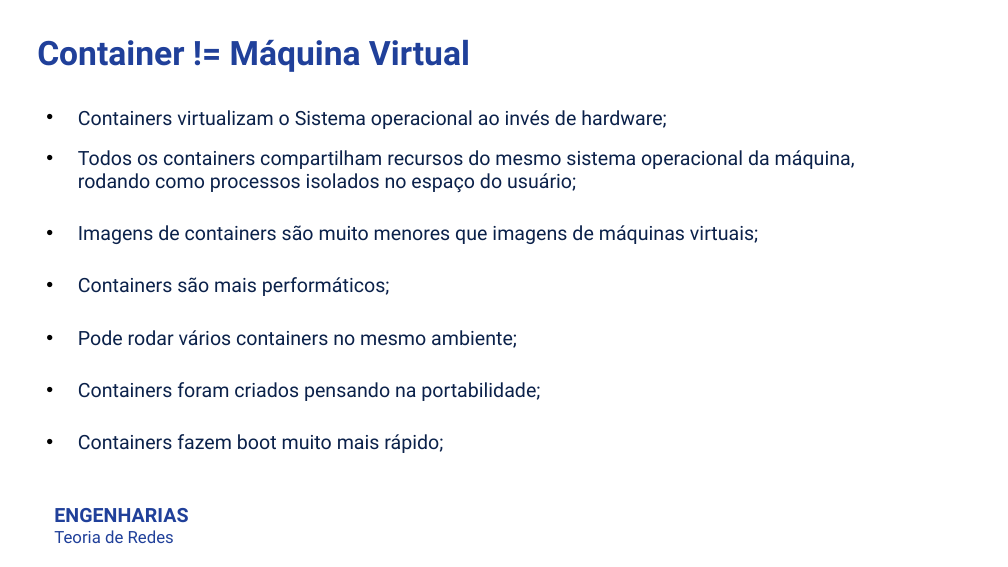
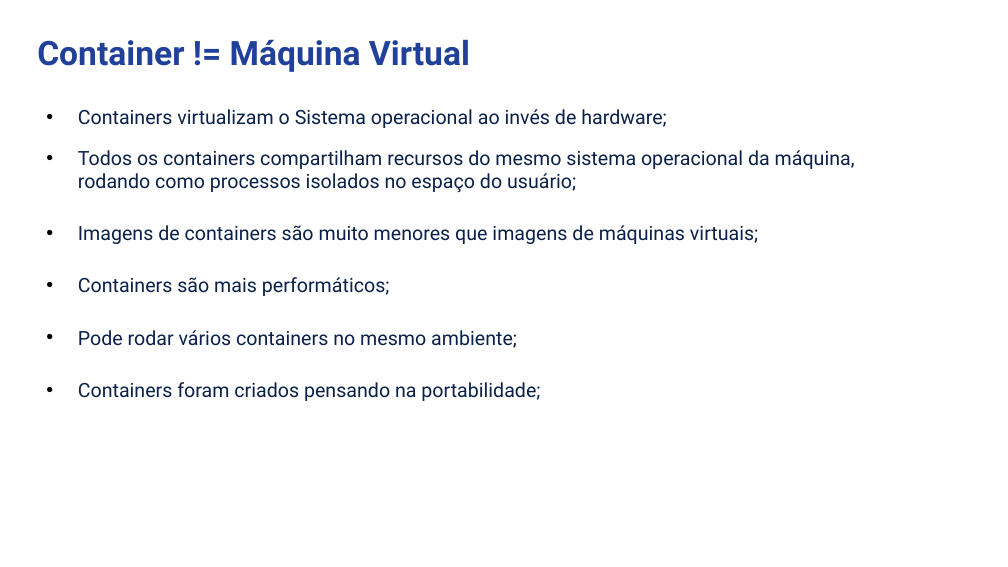
Before and after one commit to luisfelipe998/docker-kubernetes-arq-com-2, a slide deck: slide 3 of FelipeDrumm_FernandoCipriano_LuisFelipeBorsoi_GB.pptx. Drawn at 1008x567 pixels with LibreOffice and Linux fonts; fonts in the diff are those of the drawing. Boxes give left, top, right and bottom in pixels: in the first picture for what was removed or moved away, otherwise in the second. Text is boxed around its words. In the diff, an @@ line names an element or a change of style, - is before the commit and + after.

```diff
--- a/FelipeDrumm_FernandoCipriano_LuisFelipeBorsoi_GB.pptx
+++ b/FelipeDrumm_FernandoCipriano_LuisFelipeBorsoi_GB.pptx
@@ text at box(78, 434, 443, 453): paragraph removed @@
-• Containers fazem boot muito mais rápido;
@@ text removed at box(54, 508, 188, 543) @@
-ENGENHARIAS
-Teoria de Redes
```
Also in this commit, not shown: 25 other slides changed, 5 slides added, 4 slides removed.
